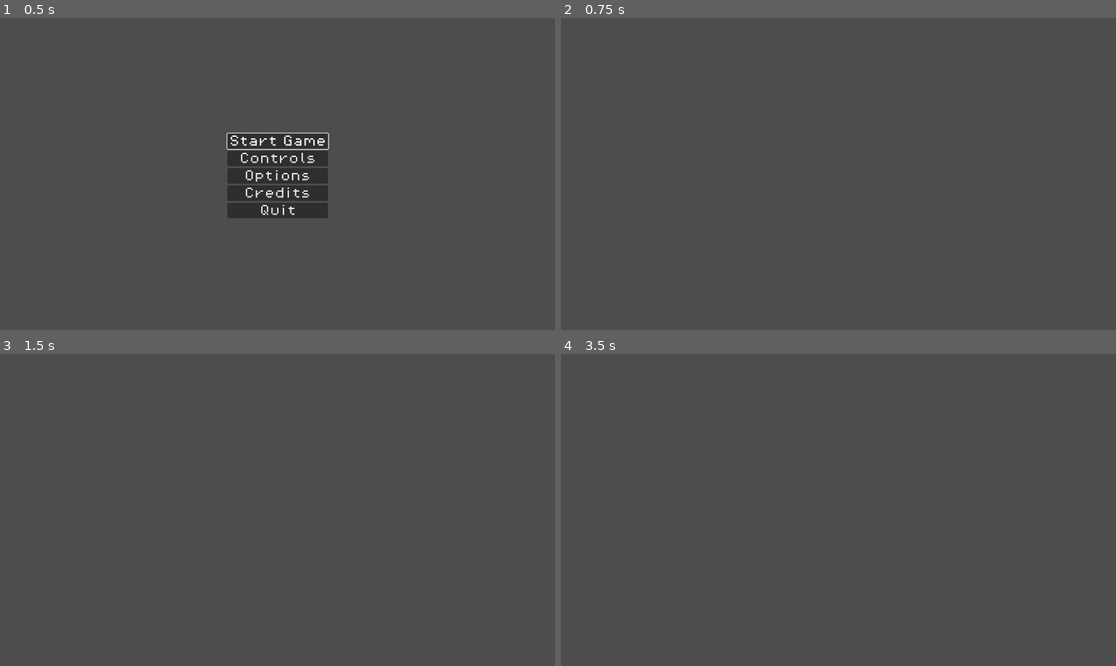
Above: before the commit, frames 1-4 (two rows, left to right).
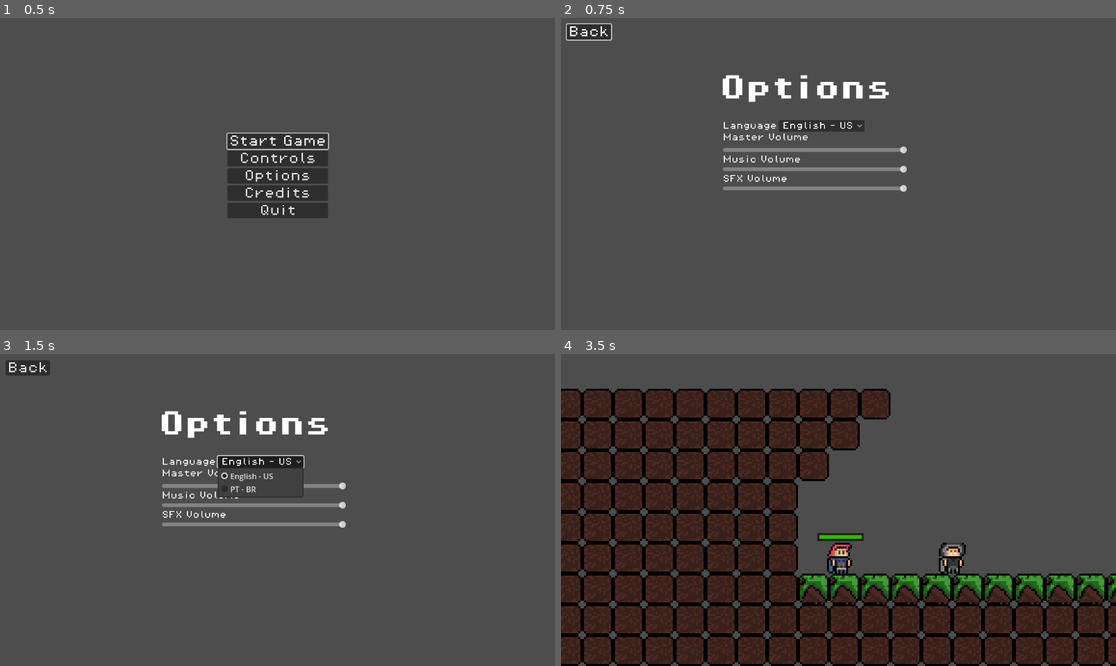
Above: after the commit, the same moments.

Repository: eoBattisti/agnosia
Game: Godot game, scene res://scenes/menu/main_menu.tscn
Two runs of this game, one before a commit and one after it. Both use one fixed random seed, a clock stepped at 60 frames per second and the inputs below.
Inputs (mouse positions are in pixels of both pictures, inside the frame that each line leads up to):
- Up to frame 1 (0.5 s): no input
- Up to frame 2 (0.75 s): click "Options" at 0.5 s
- Up to frame 3 (1.5 s): click (260, 463) at 1.25 s, where only the run after the commit has a clickable "English - US"
- Up to frame 4 (3.5 s): click (588, 366) at 2 s, where only the run after the commit has a clickable "Back"; click (838, 478) at 2.75 s, where only the run after the commit has a clickable "Start Game"

Frame 1 is identical in both runs. In frame 2, 3.6% of the frame differs, in the area x 0-63%, y 1-56%; in frame 3, 3.6%; in frame 4, 57%, in the area x 0-100%, y 11-100%.

Commit message:
feat: add options menu, to handle volume and dialogs

Diff:
--- a/assets/files/dialogs.json
+++ b/assets/files/dialogs.json
@@ -9,6 +9,8 @@
       "You may or may not wanna defeat the enemies."
     ],
     "pt": [
+      "Olá, como posso te ajudar?",
+      "Antes de descobrir nossa história..",
     ]
   }
 }
--- /dev/null
+++ b/default_bus_layout.tres
@@ -0,0 +1,16 @@
+[gd_resource type="AudioBusLayout" format=3 uid="uid://cjl0fbdq5x4ns"]
+
+[resource]
+bus/0/volume_db = 0.464998
+bus/1/name = &"music"
+bus/1/solo = false
+bus/1/mute = false
+bus/1/bypass_fx = false
+bus/1/volume_db = 0.0
+bus/1/send = &"Master"
+bus/2/name = &"sfx"
+bus/2/solo = false
+bus/2/mute = false
+bus/2/bypass_fx = false
+bus/2/volume_db = 0.0
+bus/2/send = &"Master"
--- a/project.godot
+++ b/project.godot
@@ -20,6 +20,7 @@
 
 InteractionManager="*res://scenes/interection/interaction_manager.tscn"
 DialogManager="*res://scripts/dialog_manager.gd"
+GlobalManager="*res://scripts/game_manager.gd"
 
 [input]
 
--- /dev/null
+++ b/scenes/audio/volume_slider.tscn
@@ -0,0 +1,8 @@
+[gd_scene load_steps=2 format=3 uid="uid://ds82hkii87stp"]
+
+[ext_resource type="Script" path="res://scripts/audio/volume_slider.gd" id="1_7d13v"]
+
+[node name="VolumeSlider" type="HSlider"]
+max_value = 1.0
+step = 0.001
+script = ExtResource("1_7d13v")
--- a/scenes/menu/options_menu.tscn
+++ b/scenes/menu/options_menu.tscn
@@ -1,4 +1,10 @@
-[gd_scene format=3 uid="uid://b28b8owgf83pv"]
+[gd_scene load_steps=6 format=3 uid="uid://b28b8owgf83pv"]
+
+[ext_resource type="FontFile" uid="uid://dsc35l86gpsfu" path="res://assets/fonts/PixelOperator8-Bold.ttf" id="1_8y6gp"]
+[ext_resource type="Script" path="res://scripts/menus/options_menu.gd" id="1_pik1r"]
+[ext_resource type="PackedScene" uid="uid://bhsurclgcnjuo" path="res://scenes/menu/ui/language_option.tscn" id="2_gfk5d"]
+[ext_resource type="FontFile" uid="uid://cub7kl652afbr" path="res://assets/fonts/PixelOperator8.ttf" id="2_pvcph"]
+[ext_resource type="PackedScene" uid="uid://ds82hkii87stp" path="res://scenes/audio/volume_slider.tscn" id="4_gttao"]
 
 [node name="OptionsMenu" type="Control"]
 layout_mode = 3
@@ -7,3 +13,109 @@
 anchor_bottom = 1.0
 grow_horizontal = 2
 grow_vertical = 2
+script = ExtResource("1_pik1r")
+
+[node name="Title" type="Label" parent="."]
+layout_mode = 1
+anchors_preset = -1
+anchor_left = 0.5
+anchor_top = 0.344
+anchor_right = 0.5
+anchor_bottom = 0.344
+offset_left = -247.0
+offset_top = -103.912
+offset_right = 165.0
+offset_bottom = -48.912
+grow_horizontal = 2
+grow_vertical = 2
+size_flags_horizontal = 4
+size_flags_vertical = 0
+theme_override_fonts/font = ExtResource("1_8y6gp")
+theme_override_font_sizes/font_size = 54
+text = "Options"
+
+[node name="VBoxContainer" type="VBoxContainer" parent="."]
+layout_mode = 1
+anchors_preset = 15
+anchor_right = 1.0
+anchor_bottom = 1.0
+offset_left = 336.0
+offset_top = 212.0
+offset_right = -433.0
+offset_bottom = -181.0
+grow_horizontal = 2
+grow_vertical = 2
+
+[node name="LanguageContainer" type="HBoxContainer" parent="VBoxContainer"]
+layout_mode = 2
+
+[node name="Label" type="Label" parent="VBoxContainer/LanguageContainer"]
+layout_mode = 2
+theme_override_fonts/font = ExtResource("2_pvcph")
+theme_override_font_sizes/font_size = 16
+text = "Language"
+
+[node name="LanguageOption" parent="VBoxContainer/LanguageContainer" instance=ExtResource("2_gfk5d")]
+layout_mode = 2
+size_flags_horizontal = 0
+
+[node name="MasterVomueContainer" type="VBoxContainer" parent="VBoxContainer"]
+layout_mode = 2
+size_flags_vertical = 4
+theme_override_constants/separation = 10
+
+[node name="Label" type="Label" parent="VBoxContainer/MasterVomueContainer"]
+layout_mode = 2
+size_flags_horizontal = 0
+theme_override_fonts/font = ExtResource("2_pvcph")
+theme_override_font_sizes/font_size = 16
+text = "Master Volume"
+horizontal_alignment = 3
+
+[node name="VolumeSlider" parent="VBoxContainer/MasterVomueContainer" instance=ExtResource("4_gttao")]
+layout_mode = 2
+bus_name = "Master"
+
+[node name="MusciVomueContainer" type="VBoxContainer" parent="VBoxContainer"]
+layout_mode = 2
+size_flags_vertical = 4
+
+[node name="Label" type="Label" parent="VBoxContainer/MusciVomueContainer"]
+layout_mode = 2
+size_flags_horizontal = 0
+theme_override_fonts/font = ExtResource("2_pvcph")
+theme_override_font_sizes/font_size = 16
+text = "Music Volume"
+horizontal_alignment = 3
+
+[node name="VolumeSlider" parent="VBoxContainer/MusciVomueContainer" instance=ExtResource("4_gttao")]
+layout_mode = 2
+bus_name = "music"
+
+[node name="SFXVomueContainer" type="VBoxContainer" parent="VBoxContainer"]
+layout_mode = 2
+size_flags_vertical = 4
+
+[node name="Label" type="Label" parent="VBoxContainer/SFXVomueContainer"]
+layout_mode = 2
+size_flags_horizontal = 0
+theme_override_fonts/font = ExtResource("2_pvcph")
+theme_override_font_sizes/font_size = 16
+text = "SFX Volume"
+horizontal_alignment = 3
+
+[node name="VolumeSlider" parent="VBoxContainer/SFXVomueContainer" instance=ExtResource("4_gttao")]
+layout_mode = 2
+bus_name = "sfx"
+
+[node name="BackButton" type="Button" parent="."]
+layout_mode = 0
+offset_left = 12.0
+offset_top = 13.0
+offset_right = 57.0
+offset_bottom = 44.0
+theme_override_fonts/font = ExtResource("2_pvcph")
+theme_override_font_sizes/font_size = 24
+text = "Back"
+
+[connection signal="pressed" from="BackButton" to="." method="_on_back_button_pressed"]
--- /dev/null
+++ b/scenes/menu/ui/language_option.tscn
@@ -0,0 +1,15 @@
+[gd_scene load_steps=3 format=3 uid="uid://bhsurclgcnjuo"]
+
+[ext_resource type="FontFile" uid="uid://cub7kl652afbr" path="res://assets/fonts/PixelOperator8.ttf" id="1_sj2iq"]
+[ext_resource type="Script" path="res://scripts/menus/language_option.gd" id="2_hxwr7"]
+
+[node name="LanguageOption" type="OptionButton"]
+theme_override_colors/font_color = Color(1, 1, 1, 1)
+theme_override_fonts/font = ExtResource("1_sj2iq")
+theme_override_font_sizes/font_size = 16
+item_count = 2
+popup/item_0/text = "English - US"
+popup/item_0/id = 0
+popup/item_1/text = "PT - BR"
+popup/item_1/id = 1
+script = ExtResource("2_hxwr7")
--- /dev/null
+++ b/scripts/audio/volume_slider.gd
@@ -0,0 +1,17 @@
+extends HSlider
+
+@export var bus_name: String
+
+var bus_idx: int
+
+# Called when the node enters the scene tree for the first time.
+func _ready():
+	bus_idx = AudioServer.get_bus_index(bus_name)
+	value_changed.connect(_on_value_changed)
+
+	value = db_to_linear(
+		AudioServer.get_bus_volume_db(bus_idx)
+	)
+
+func _on_value_changed(value: float) -> void:
+	AudioServer.set_bus_volume_db(bus_idx, linear_to_db(value))
--- a/scripts/game_manager.gd
+++ b/scripts/game_manager.gd
@@ -1,5 +1,4 @@
 extends Node
-class_name GameManager
 
 enum LocalizationEnum {
 	en,
@@ -17,6 +16,8 @@
 	dialog_file = load_dialogs_file()
 	language = LocalizationEnum.keys()[language_choice]
 
+func _set_language(index: int) -> void:
+	language = LocalizationEnum.keys()[index]
 
 func add_point():
 	score += 1
@@ -27,4 +28,5 @@
 	return JSON.parse_string(content_text)
 
 func get_npcs_dialog_lines(npc: String) -> Array:
+	print(language)
 	return dialog_file.get(npc).get(language)
--- /dev/null
+++ b/scripts/menus/language_option.gd
@@ -0,0 +1,11 @@
+extends OptionButton
+
+# Called when the node enters the scene tree for the first time.
+func _ready():
+	item_selected.connect(_on_item_selected)
+
+	select(int(GlobalManager.language))
+
+
+func _on_item_selected(index: int) -> void:
+	GlobalManager._set_language(index)
--- /dev/null
+++ b/scripts/menus/options_menu.gd
@@ -0,0 +1,10 @@
+extends Control
+
+@onready var back_button = $BackButton
+
+func _ready():
+	back_button.grab_focus()
+
+func _on_back_button_pressed():
+	get_tree().change_scene_to_file("res://scenes/menu/main_menu.tscn")
+	pass # Replace with function body.
--- a/scripts/npc.gd
+++ b/scripts/npc.gd
@@ -8,14 +8,13 @@
 
 @onready var interaction_area = $InteractionArea
 @onready var animated_sprite = $AnimatedSprite2D
-@onready var game_manager: GameManager = %GameManager
 
 @export var npc_name: NpcEnum
 
 var lines: Array
 
 func _ready():
-	lines = game_manager.get_npcs_dialog_lines(str(NpcEnum.Sold_a))
+	lines = GlobalManager.get_npcs_dialog_lines(str(NpcEnum.Sold_a))
 	interaction_area.interact = Callable(self, "_on_interact")
 
 
